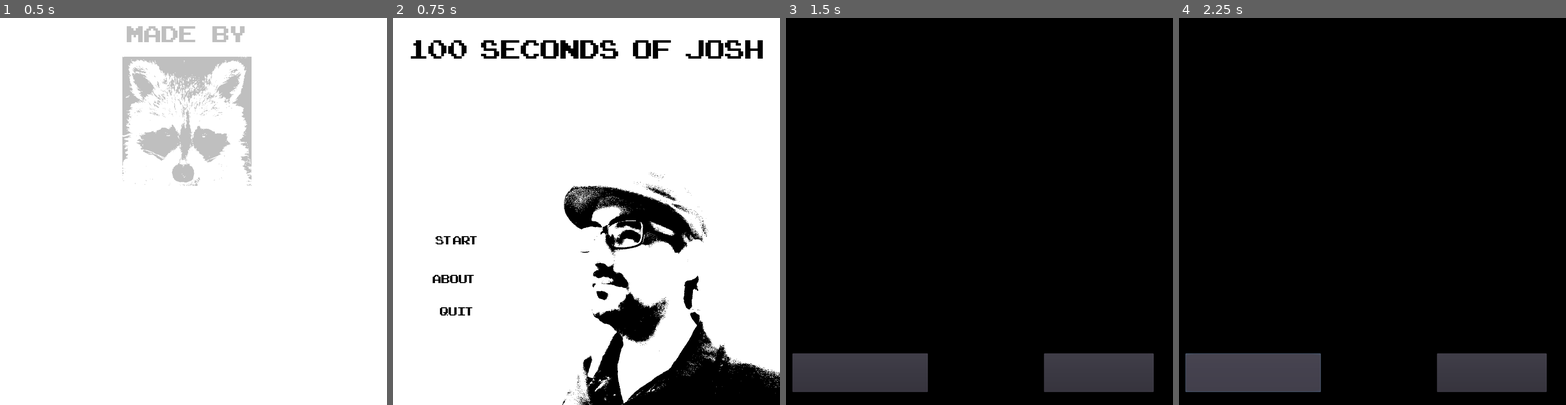
Above: before the commit, frames 1-4 (left to right).
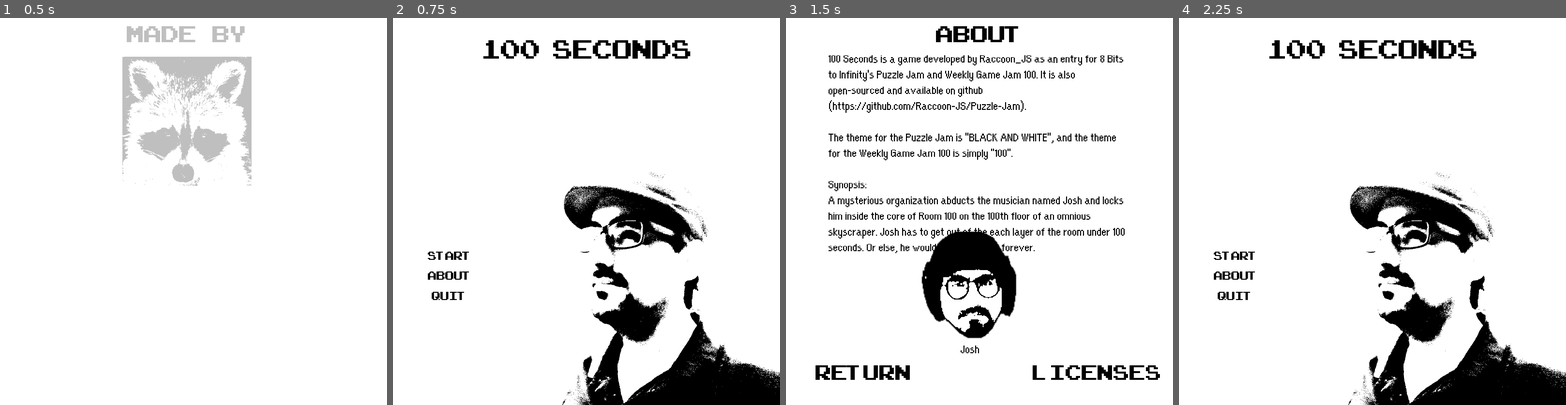
Above: after the commit, the same moments.

Repository: Raccoon-JS/Puzzle-Jam
Game: Godot game, scene res://scenes/opening.tscn
Same seed, same stepped clock (60 frames per second), same inputs: the game is played once before the commit and once after it.
Inputs (mouse positions are in pixels of both pictures, inside the frame that each line leads up to; where the layout moved, square brackets give the same spot in the first picture):
- Up to frame 1 (0.5 s): no input
- Up to frame 2 (0.75 s): tap Enter at 0.5 s; move the mouse to (671, 192) at 0.52 s; hold D (move_right) from 0.53 s (still down); hold E (interact) from 0.53 s (still down)
- Up to frame 3 (1.5 s): click (1064, 192) at 0.8 s; release D (move_right) at 1.25 s; release E (interact) at 1.25 s; click "about" at 1.25 s
- Up to frame 4 (2.25 s): click (1256, 374) [1252, 374] at 2 s

Frame 1 is identical in both runs. In frame 2, 2.6% of the frame differs, in the area x 4-96%, y 5-77%; in frame 3, 93%, in the area x 0-100%, y 0-100%; in frame 4, 91%.

Commit message:
Finished About, Licenses, and Credits page. I just thought of more ideas (make 100 a recurring motifs).

Diff:
--- a/main-game/scenes/about.tscn
+++ b/main-game/scenes/about.tscn
@@ -1,15 +1,108 @@
-[gd_scene format=2]
+[gd_scene load_steps=10 format=2]
+
+[ext_resource path="res://scripts/about.gd" type="Script" id=1]
+[ext_resource path="res://fonts/ARCADECLASSIC.TTF" type="DynamicFontData" id=2]
+[ext_resource path="res://fonts/orange kid.ttf" type="DynamicFontData" id=3]
+[ext_resource path="res://images/josh_face_bw_large.png" type="Texture" id=4]
+
+[sub_resource type="DynamicFont" id=1]
+size = 80
+font_data = ExtResource( 2 )
+
+[sub_resource type="DynamicFont" id=4]
+size = 32
+font_data = ExtResource( 3 )
+
+[sub_resource type="DynamicFont" id=2]
+size = 72
+font_data = ExtResource( 2 )
+
+[sub_resource type="DynamicFont" id=3]
+size = 72
+font_data = ExtResource( 2 )
+
+[sub_resource type="DynamicFont" id=5]
+size = 32
+font_data = ExtResource( 3 )
 
 [node name="about" type="Node"]
+script = ExtResource( 1 )
 
-[node name="return" type="Button" parent="."]
-margin_left = 16.0
-margin_top = 832.0
+[node name="background" type="ColorRect" parent="."]
+margin_right = 960.0
+margin_bottom = 960.0
+
+[node name="title" type="Label" parent="."]
+margin_right = 960.0
+margin_bottom = 80.0
+custom_fonts/font = SubResource( 1 )
+custom_colors/font_color = Color( 0, 0, 0, 1 )
+text = "ABOUT"
+align = 1
+valign = 1
+
+[node name="description" type="RichTextLabel" parent="."]
+margin_left = 104.0
+margin_top = 80.0
+margin_right = 856.0
+margin_bottom = 832.0
+custom_fonts/normal_font = SubResource( 4 )
+custom_colors/default_color = Color( 0, 0, 0, 1 )
+text = "100 Seconds is a game developed by Raccoon_JS as an entry for 8 Bits to Infinity's Puzzle Jam and Weekly Game Jam 100. It is also open-sourced and available on github (https://github.com/Raccoon-JS/Puzzle-Jam).
+
+The theme for the Puzzle Jam is \"BLACK AND WHITE\", and the theme for the Weekly Game Jam 100 is simply \"100\".
+
+Synopsis:
+A mysterious organization abducts the musician named Josh and locks him inside the core of Room 100 on the 100th floor of an omnious skyscraper. Josh has to get out of the each layer of the room under 100 seconds. Or else, he would locked in there forever."
+scroll_active = false
+
+[node name="buttons" type="Control" parent="."]
+margin_top = 800.0
+margin_right = 960.0
+margin_bottom = 960.0
+
+[node name="return" type="Button" parent="buttons"]
+margin_left = 32.0
+margin_top = 32.0
 margin_right = 352.0
-margin_bottom = 928.0
+margin_bottom = 128.0
+custom_fonts/font = SubResource( 2 )
+custom_colors/font_color = Color( 0, 0, 0, 1 )
+text = "return"
+flat = true
 
-[node name="licenses" type="Button" parent="."]
-margin_left = 640.0
-margin_top = 832.0
-margin_right = 912.0
-margin_bottom = 928.0
+[node name="licenses" type="Button" parent="buttons"]
+margin_left = 608.0
+margin_top = 32.0
+margin_right = 940.0
+margin_bottom = 128.0
+custom_fonts/font = SubResource( 3 )
+custom_colors/font_color = Color( 0, 0, 0, 1 )
+text = "licenses"
+flat = true
+
+[node name="Joshs_face" type="TextureRect" parent="."]
+margin_left = 320.0
+margin_top = 528.0
+margin_right = 590.0
+margin_bottom = 798.0
+size_flags_horizontal = 2
+size_flags_vertical = 2
+texture = ExtResource( 4 )
+expand = true
+
+[node name="name" type="Label" parent="Joshs_face"]
+margin_top = 272.0
+margin_right = 272.0
+margin_bottom = 304.0
+custom_fonts/font = SubResource( 5 )
+custom_colors/font_color = Color( 0, 0, 0, 1 )
+text = "Josh"
+align = 1
+valign = 1
+[connection signal="mouse_entered" from="buttons/return" to="." method="_on_return_mouse_entered"]
+[connection signal="mouse_exited" from="buttons/return" to="." method="_on_return_mouse_exited"]
+[connection signal="pressed" from="buttons/return" to="." method="_on_return_pressed"]
+[connection signal="mouse_entered" from="buttons/licenses" to="." method="_on_licenses_mouse_entered"]
+[connection signal="mouse_exited" from="buttons/licenses" to="." method="_on_licenses_mouse_exited"]
+[connection signal="pressed" from="buttons/licenses" to="." method="_on_licenses_pressed"]
--- /dev/null
+++ b/main-game/scenes/game_over.tscn
@@ -0,0 +1,17 @@
+[gd_scene load_steps=3 format=2]
+
+[ext_resource path="res://fonts/ARCADECLASSIC.TTF" type="DynamicFontData" id=1]
+
+[sub_resource type="DynamicFont" id=1]
+size = 120
+font_data = ExtResource( 1 )
+
+[node name="game_over" type="Node"]
+
+[node name="placeholder_label" type="Label" parent="."]
+margin_right = 960.0
+margin_bottom = 576.0
+custom_fonts/font = SubResource( 1 )
+text = "GAME OVER"
+align = 1
+valign = 1
--- /dev/null
+++ b/main-game/scenes/licenses.tscn
@@ -0,0 +1,68 @@
+[gd_scene load_steps=7 format=2]
+
+[ext_resource path="res://scripts/licenses.gd" type="Script" id=1]
+[ext_resource path="res://fonts/ARCADECLASSIC.TTF" type="DynamicFontData" id=2]
+[ext_resource path="res://fonts/orange kid.ttf" type="DynamicFontData" id=3]
+
+[sub_resource type="DynamicFont" id=1]
+size = 60
+extra_spacing_space = 20
+font_data = ExtResource( 2 )
+
+[sub_resource type="DynamicFont" id=3]
+font_data = ExtResource( 3 )
+
+[sub_resource type="DynamicFont" id=2]
+size = 72
+font_data = ExtResource( 2 )
+
+[node name="licenses" type="Node"]
+script = ExtResource( 1 )
+
+[node name="background" type="ColorRect" parent="."]
+margin_right = 960.0
+margin_bottom = 960.0
+
+[node name="title" type="Label" parent="."]
+margin_right = 960.0
+margin_bottom = 64.0
+custom_fonts/font = SubResource( 1 )
+custom_colors/font_color = Color( 0, 0, 0, 1 )
+text = "Licenses AND Credits"
+align = 1
+valign = 1
+
+[node name="description" type="RichTextLabel" parent="."]
+margin_left = 88.0
+margin_top = 64.0
+margin_right = 872.0
+margin_bottom = 848.0
+custom_fonts/normal_font = SubResource( 3 )
+custom_colors/default_color = Color( 0, 0, 0, 1 )
+text = "Most, but not all, of the assets are public domain, but there are some I would like to mention.
+
+Josh's sprites by isaiah658 [ http://bitly.ws/46Ij ]
+The floor tiles by Cethiel [ http://bitly.ws/46Ik ]
+The door by kungfu4000 [ http://bitly.ws/46Ip ]
+
+But these below are licensed with special permission.
+
+The wall tiles by Tiziana [ http://bitly.ws/46Ir ]
+Copyright (C) 1991, 1999 Free Software Foundation, Inc. [ http://bitly.ws/46Iv ]
+Copyright © 2007 Free Software Foundation, Inc. <https://fsf.org/>
+Attribution 3.0 Unported (CC BY 3.0) [ http://bitly.ws/46Iw ]
+
+Joshua McLane has gave a permission to use images of himself in this game.
+Along with the music."
+scroll_active = false
+
+[node name="return" type="Button" parent="."]
+margin_left = 32.0
+margin_top = 864.0
+margin_right = 320.0
+margin_bottom = 944.0
+custom_fonts/font = SubResource( 2 )
+custom_colors/font_color = Color( 0, 0, 0, 1 )
+text = "return"
+flat = true
+[connection signal="pressed" from="return" to="." method="_on_return_pressed"]
--- a/main-game/scenes/menu.tscn
+++ b/main-game/scenes/menu.tscn
@@ -91,7 +91,7 @@
 margin_bottom = 160.0
 custom_fonts/font = SubResource( 1 )
 custom_colors/font_color = Color( 0, 0, 0, 1 )
-text = "100 Seconds of Josh"
+text = "100 Seconds"
 align = 1
 valign = 1
 autowrap = true
@@ -113,33 +113,37 @@
 margin_right = 960.0
 margin_bottom = 960.0
 
-[node name="start" type="Button" parent="."]
-margin_left = 80.0
-margin_top = 528.0
+[node name="button_100" type="VBoxContainer" parent="."]
+margin_left = 40.0
+margin_top = 480.0
 margin_right = 240.0
-margin_bottom = 576.0
+margin_bottom = 800.0
+alignment = 1
+
+[node name="start" type="Button" parent="button_100"]
+margin_top = 85.0
+margin_right = 200.0
+margin_bottom = 132.0
 custom_fonts/font = SubResource( 2 )
 custom_colors/font_color = Color( 0, 0, 0, 1 )
 custom_colors/font_color_hover = Color( 1, 1, 1, 1 )
 text = "start"
 flat = true
 
-[node name="about" type="Button" parent="."]
-margin_left = 80.0
-margin_top = 624.0
-margin_right = 224.0
-margin_bottom = 672.0
+[node name="about" type="Button" parent="button_100"]
+margin_top = 136.0
+margin_right = 200.0
+margin_bottom = 183.0
 custom_fonts/font = SubResource( 3 )
 custom_colors/font_color = Color( 0, 0, 0, 1 )
 custom_colors/font_color_hover = Color( 1, 1, 1, 1 )
 text = "about"
 flat = true
 
-[node name="quit" type="Button" parent="."]
-margin_left = 80.0
-margin_top = 704.0
-margin_right = 240.0
-margin_bottom = 752.0
+[node name="quit" type="Button" parent="button_100"]
+margin_top = 187.0
+margin_right = 200.0
+margin_bottom = 234.0
 custom_fonts/font = SubResource( 4 )
 custom_colors/font_color = Color( 0, 0, 0, 1 )
 custom_colors/font_color_hover = Color( 1, 1, 1, 1 )
@@ -148,13 +152,13 @@
 
 [node name="player" type="AnimationPlayer" parent="."]
 anims/sucked_into_tv = SubResource( 5 )
-[connection signal="mouse_entered" from="start" to="." method="_on_start_button_mouse_entered"]
-[connection signal="mouse_exited" from="start" to="." method="_on_start_button_mouse_exited"]
-[connection signal="pressed" from="start" to="." method="_on_start_button_pressed"]
-[connection signal="mouse_entered" from="about" to="." method="_on_about_button_mouse_entered"]
-[connection signal="mouse_exited" from="about" to="." method="_on_about_button_mouse_exited"]
-[connection signal="pressed" from="about" to="." method="_on_about_button_pressed"]
-[connection signal="mouse_entered" from="quit" to="." method="_on_quit_button_mouse_entered"]
-[connection signal="mouse_exited" from="quit" to="." method="_on_quit_button_mouse_exited"]
-[connection signal="pressed" from="quit" to="." method="_on_quit_button_pressed"]
+[connection signal="mouse_entered" from="button_100/start" to="." method="_on_start_button_mouse_entered"]
+[connection signal="mouse_exited" from="button_100/start" to="." method="_on_start_button_mouse_exited"]
+[connection signal="pressed" from="button_100/start" to="." method="_on_start_button_pressed"]
+[connection signal="mouse_entered" from="button_100/about" to="." method="_on_about_button_mouse_entered"]
+[connection signal="mouse_exited" from="button_100/about" to="." method="_on_about_button_mouse_exited"]
+[connection signal="pressed" from="button_100/about" to="." method="_on_about_button_pressed"]
+[connection signal="mouse_entered" from="button_100/quit" to="." method="_on_quit_button_mouse_entered"]
+[connection signal="mouse_exited" from="button_100/quit" to="." method="_on_quit_button_mouse_exited"]
+[connection signal="pressed" from="button_100/quit" to="." method="_on_quit_button_pressed"]
 [connection signal="animation_finished" from="player" to="." method="_on_player_animation_finished"]
--- /dev/null
+++ b/main-game/scripts/about.gd
@@ -0,0 +1,52 @@
+extends Node
+
+# Declare member variables here. Examples:
+# var a = 2
+# var b = "text"
+
+# Called when the node enters the scene tree for the first time.
+func _ready():
+	pass # Replace with function body.
+
+# Pressing
+func _on_return_pressed():
+	global.goto_scene("res://scenes/menu.tscn")
+	pass # Replace with function body.
+
+func _on_licenses_pressed():
+	global.goto_scene("res://scenes/licenses.tscn")
+	pass # Replace with function body.
+
+# Entered
+func _on_return_mouse_entered():
+	$background.color = Color(0,0,0,1)
+	$title.add_color_override("font_color", Color(1,1,1,1))
+	$description.add_color_override("default_color", Color(1,1,1,1))
+	$buttons/return.add_color_override("font_color", Color(1,1,1,1))
+	$buttons/licenses.add_color_override("font_color",Color(1,1,1,1))
+	pass # Replace with function body.
+
+func _on_licenses_mouse_entered():
+	$background.color = Color(0,0,0,1)
+	$title.add_color_override("font_color", Color(1,1,1,1))
+	$description.add_color_override("default_color", Color(1,1,1,1))
+	$buttons/return.add_color_override("font_color", Color(1,1,1,1))
+	$buttons/licenses.add_color_override("font_color",Color(1,1,1,1))
+	pass # Replace with function body.
+
+# Exited
+func _on_return_mouse_exited():
+	$background.color = Color(1,1,1,1)
+	$title.add_color_override("font_color", Color(0,0,0,1))
+	$description.add_color_override("default_color", Color(0,0,0,1))
+	$buttons/return.add_color_override("font_color", Color(0,0,0,1))
+	$buttons/licenses.add_color_override("font_color",Color(0,0,0,1))
+	pass # Replace with function body.
+
+func _on_licenses_mouse_exited():
+	$background.color = Color(1,1,1,1)
+	$title.add_color_override("font_color", Color(0,0,0,1))
+	$description.add_color_override("default_color", Color(0,0,0,1))
+	$buttons/return.add_color_override("font_color", Color(0,0,0,1))
+	$buttons/licenses.add_color_override("font_color",Color(0,0,0,1))
+	pass # Replace with function body.
--- a/main-game/scripts/dialogue.gd
+++ b/main-game/scripts/dialogue.gd
@@ -4,7 +4,7 @@
 
 func _ready():
 	if g.get_parent().name == "root" and g.name == "intro":
-		g.write("Once upon a time there is man named Josh.",null,"res://images/panels/intro/panel_1.png")
+		g.write("It's 1:00 PM.",null,"res://images/panels/intro/panel_1.png")
 		g.write("Josh is a musician who went outside for a walk to find an idea for his latest piece.",null,"res://images/panels/intro/panel_1.png")
 		g.write("Josh","The weather is nice out there.",null)
 		g.write("Then Josh meets this sketchy looking bald man.",null,null)
--- /dev/null
+++ b/main-game/scripts/licenses.gd
@@ -0,0 +1,18 @@
+extends Node
+
+# Declare member variables here. Examples:
+# var a = 2
+# var b = "text"
+
+# Called when the node enters the scene tree for the first time.
+func _ready():
+	pass # Replace with function body.
+
+# Called every frame. 'delta' is the elapsed time since the previous frame.
+#func _process(delta):
+#	pass
+
+
+func _on_return_pressed():
+	global.goto_scene("res://scenes/about.tscn")
+	pass # Replace with function body.
--- a/main-game/scripts/menu.gd
+++ b/main-game/scripts/menu.gd
@@ -16,9 +16,9 @@
 
 # Pressed
 func _on_start_button_pressed():
-	$start.visible = false
-	$about.visible = false
-	$quit.visible = false
+	$button_100/start.visible = false
+	$button_100/about.visible = false
+	$button_100/quit.visible = false
 	$player.play("sucked_into_tv")
 	pass # Replace with function body.
 
@@ -33,28 +33,34 @@
 # Start Button Color Change
 func _on_start_button_mouse_entered():
 	change_black()
+	$button_100/start.text = "100"
 	pass # Replace with function body.
 
 func _on_start_button_mouse_exited():
 	reverse_change()
+	$button_100/start.text = "START"
 	pass # Replace with function body.
 
 # About Button Color Change
 func _on_about_button_mouse_entered():
 	change_black()
+	$button_100/about.text = "100"
 	pass # Replace with function body.
 
 func _on_about_button_mouse_exited():
 	reverse_change()
+	$button_100/about.text = "ABOUT"
 	pass # Replace with function body.
 
 # Quit Button Color Change
 func _on_quit_button_mouse_entered():
 	change_black()
+	$button_100/quit.text = "100"
 	pass # Replace with function body.
 
 func _on_quit_button_mouse_exited():
 	reverse_change()
+	$button_100/quit.text = "QUIT"
 	pass # Replace with function body.
 
 func _on_player_animation_finished(anim_name):
--- a/main-game/scripts/rooms/1_room.gd
+++ b/main-game/scripts/rooms/1_room.gd
@@ -41,7 +41,10 @@
 		if Input.is_action_just_pressed("interact"):
 			clock.pause_mode = true
 			time_left -= 20
-			clock.wait_time = time_left
+			if time_left > 0:
+				clock.wait_time = time_left
+			else:
+				global.goto_scene("res://scenes/menu.tscn")
 			clock.start()
 
 	if right_answer:
Not shown, changed: brainstorming
